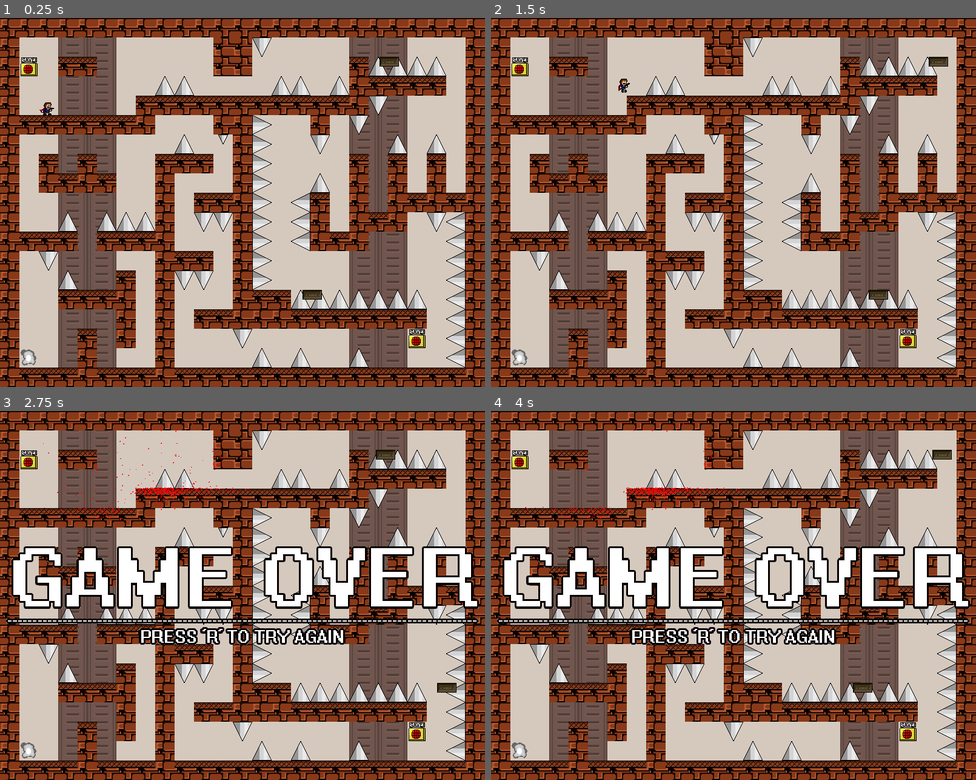
Above: before the commit, frames 1-4 (two rows, left to right).
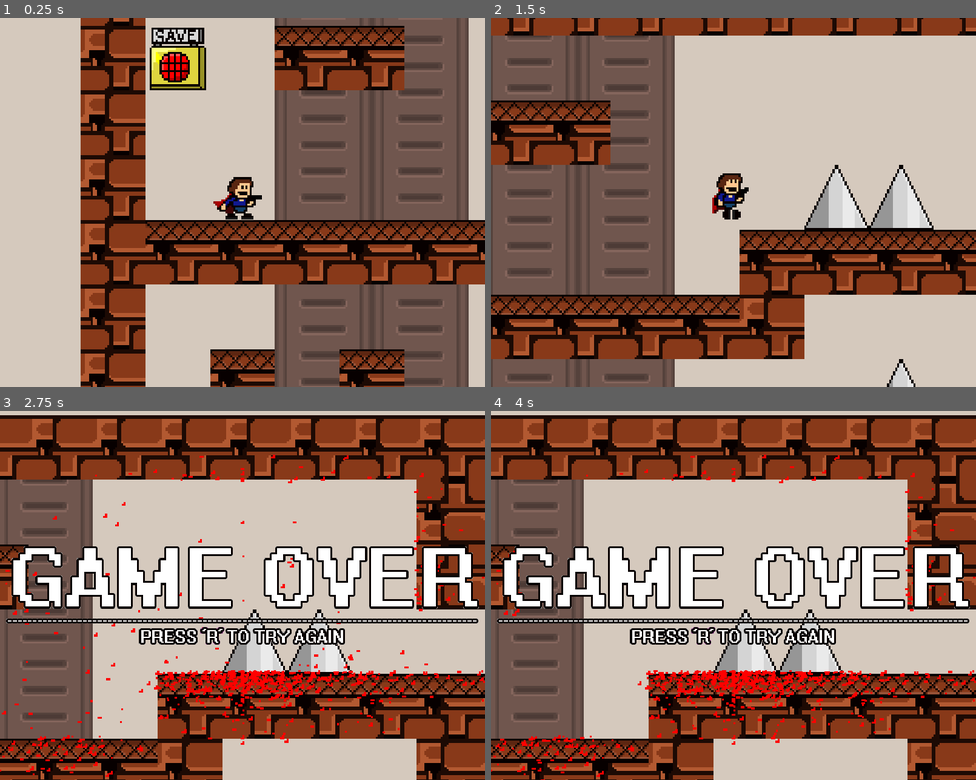
Above: after the commit, the same moments.

Repository: RolandMarchand/i-wanna-be-moowools-godot
Game: Godot game, scene res://scenes/Scene.tscn
Two runs of this game, one before a commit and one after it. Both use one fixed random seed, a clock stepped at 60 frames per second and the inputs below. Sound files missing from this copy of the repository are replaced by a short silence.
Inputs (mouse positions are in pixels of both pictures, inside the frame that each line leads up to):
- Up to frame 1 (0.25 s): no input
- Up to frame 2 (1.5 s): tap Enter at 0.5 s; move the mouse to (840, 184) at 0.52 s; hold Shift (jump) 0.53-1.28 s; hold Right (ui_right) from 0.53 s (still down); tap Z (shoot) at 0.6 s; click (840, 184) at 0.67 s; move the mouse to (636, 220) at 1.27 s; tap Shift (jump) at 1.35 s
- Up to frame 3 (2.75 s): tap Shift (jump) at 1.52, 1.82 s; tap Z (shoot) at 1.55, 2.1 s; move the mouse to (291, 514) at 2.02 s; release Right (ui_right) at 2.03 s; hold Left (ui_left) from 2.03 s (still down); hold Shift (jump) from 2.03 s (still down)
- Up to frame 4 (4 s): move the mouse to (709, 669) at 2.77 s; release Left (ui_left) at 2.78 s; release Shift (jump) at 2.78 s; hold Right (ui_right) from 2.78 s (still down); tap Z (shoot) at 2.85 s; click (709, 669) at 2.92 s; tap Shift (jump) at 3.02, 3.32 s; move the mouse to (879, 650) at 3.52 s; hold Shift (jump) from 3.53 s (still down)

The runs differ from the first frame. In frame 1, 79% of the frame differs, in the area x 0-100%, y 0-100%; in frame 2, 72%; in frame 3, 65%; in frame 4, 65%.

Commit message:
Changed on_floor propriety to is_on_floor function. Removed obsolete blood warning.

Diff:
--- a/scenes/Kid.tscn
+++ b/scenes/Kid.tscn
@@ -136,7 +136,7 @@
 [node name="Floor" type="Area2D" parent="."]
 position = Vector2( 0, -2 )
 collision_layer = 0
-collision_mask = 2
+collision_mask = 18
 __meta__ = {
 "_editor_description_": " The kid hovers 0.4 pixels above the ground, so is_on_floor() does not work."
 }
@@ -146,6 +146,7 @@
 shape = SubResource( 8 )
 
 [node name="Camera2D" type="Camera2D" parent="."]
+current = true
 zoom = Vector2( 0.3, 0.3 )
 
 [node name="AnimationPlayer" type="AnimationPlayer" parent="."]
@@ -178,5 +179,3 @@
 bus = "Music"
 
 [connection signal="body_entered" from="Spike" to="." method="_on_Spike_body_entered"]
-[connection signal="body_entered" from="Floor" to="." method="_on_Floor_body_entered"]
-[connection signal="body_exited" from="Floor" to="." method="_on_Floor_body_exited"]
--- a/scripts/Kid.gd
+++ b/scripts/Kid.gd
@@ -41,8 +41,6 @@
 const BLOOD_CNT := 40
 const MAX_BLOOD_CYCLES := 20
 
-# The kid hovers 0.4 pixels above the ground, so on_floor() does not work
-var on_floor := false
 var dead := false # Useless for now
 var xscale := 1
 var _jump := false
@@ -53,6 +51,7 @@
 var _anim: String
 var _bullet_array: Array = []
 var _blood_cycles := 0
+var _snap := Vector2.ZERO
 
 var _bullet: PackedScene = preload("res://scenes/Bullet.tscn")
 #var _blood: PackedScene = preload("res://scenes/Blood.tscn")
@@ -113,6 +112,8 @@
 
 				_snd_djump.play()
 
+			_snap = Vector2.ZERO
+
 	elif Input.is_action_just_released("jump") and _jump and vspeed < 0:
 		vspeed *= JUMP_DEACCEL
 
@@ -140,14 +141,14 @@
 		else:
 			_anim = "fall"
 
-		if on_floor and vspeed >= 0:
+		if is_on_floor() and vspeed >= 0:
 			_jump = false
 		elif is_on_ceiling():
 			vspeed = 0.01 # Not exact physics logic, but it works
 	else:
 		vspeed = 0
 		_djump = true
-		if not on_floor:
+		if not is_on_floor():
 			_jump = true
 
 		if _hspeed != 0:
@@ -167,15 +168,6 @@
 			_sprite.flip_h = true
 			_sprite.offset = Vector2(3,0)
 
-## Laggy for expected 800 particles
-##
-## Godot could generate them when the scene loads and then hide them,
-## when the player dies, the position of the explosion is set
-## and the explosion is called
-##
-## Or create a system that's not node based
-##
-## Also shoots them all at once
 func _explode() -> void:
 	var parent: Node = get_parent()
 
@@ -207,13 +199,8 @@
 	_mus_death.play()
 	emit_signal("death")
 
-func _on_Floor_body_entered(_body) -> void:
-	on_floor = true
-
-func _on_Floor_body_exited(_body) -> void:
-	# To prevent but where platform would leave Floor and render the kid
-	if $Floor.get_overlapping_bodies().empty():
-		on_floor = false
+func is_on_floor() -> bool:
+	return not $Floor.get_overlapping_bodies().empty()
 
 func _on_Spike_body_entered(body: Node) -> void:
 	if body.is_in_group("spikes"):
